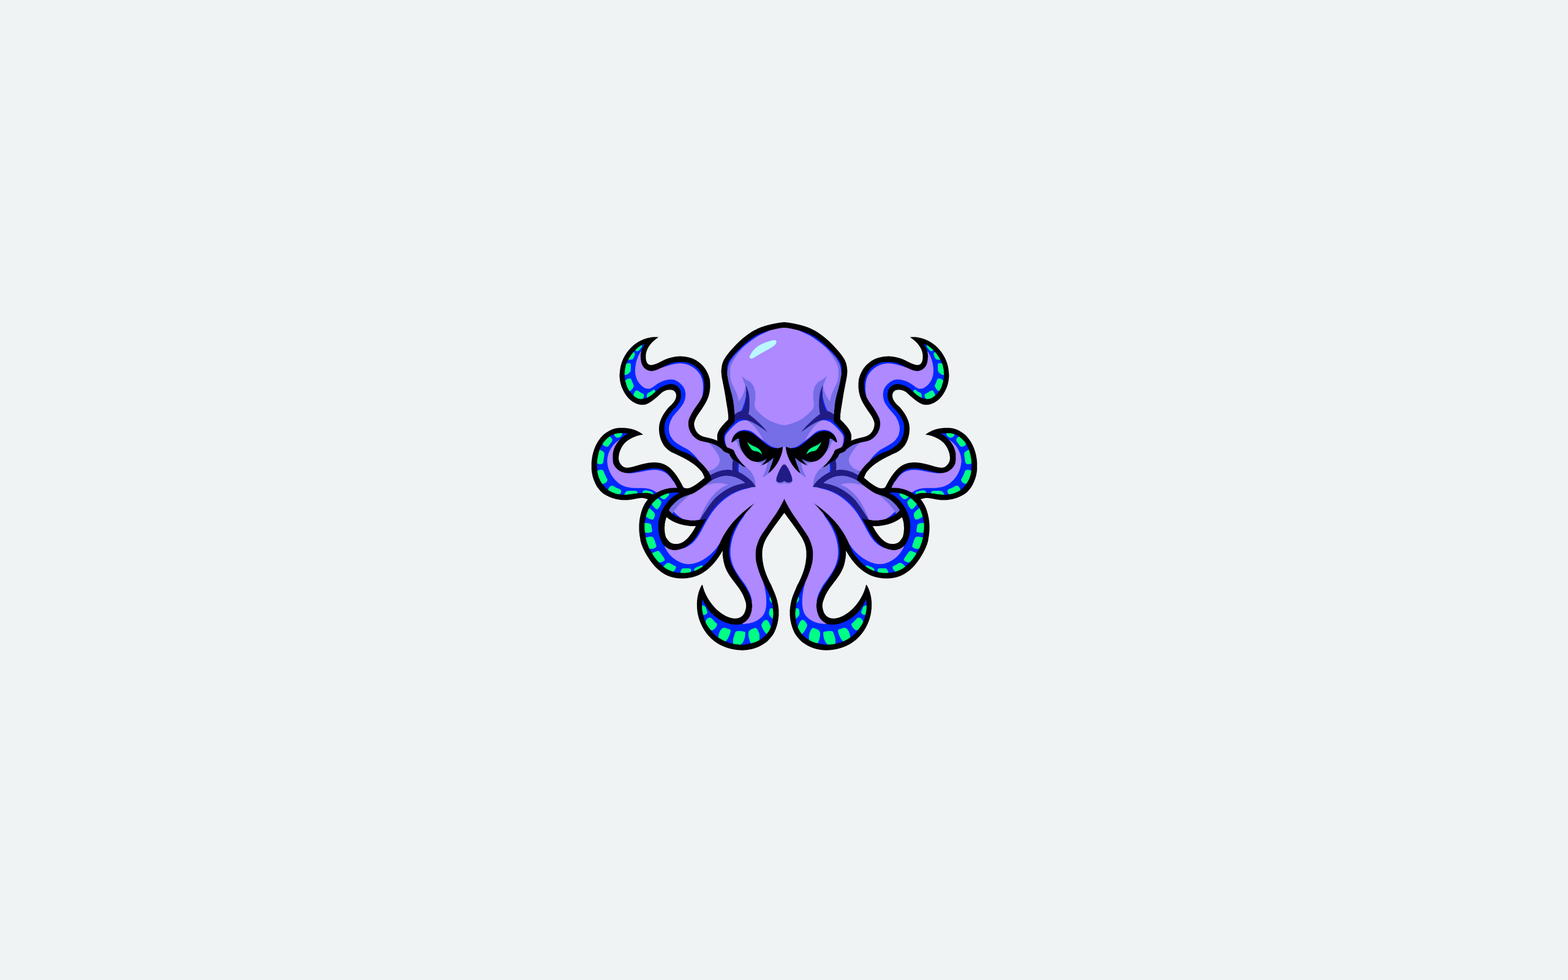
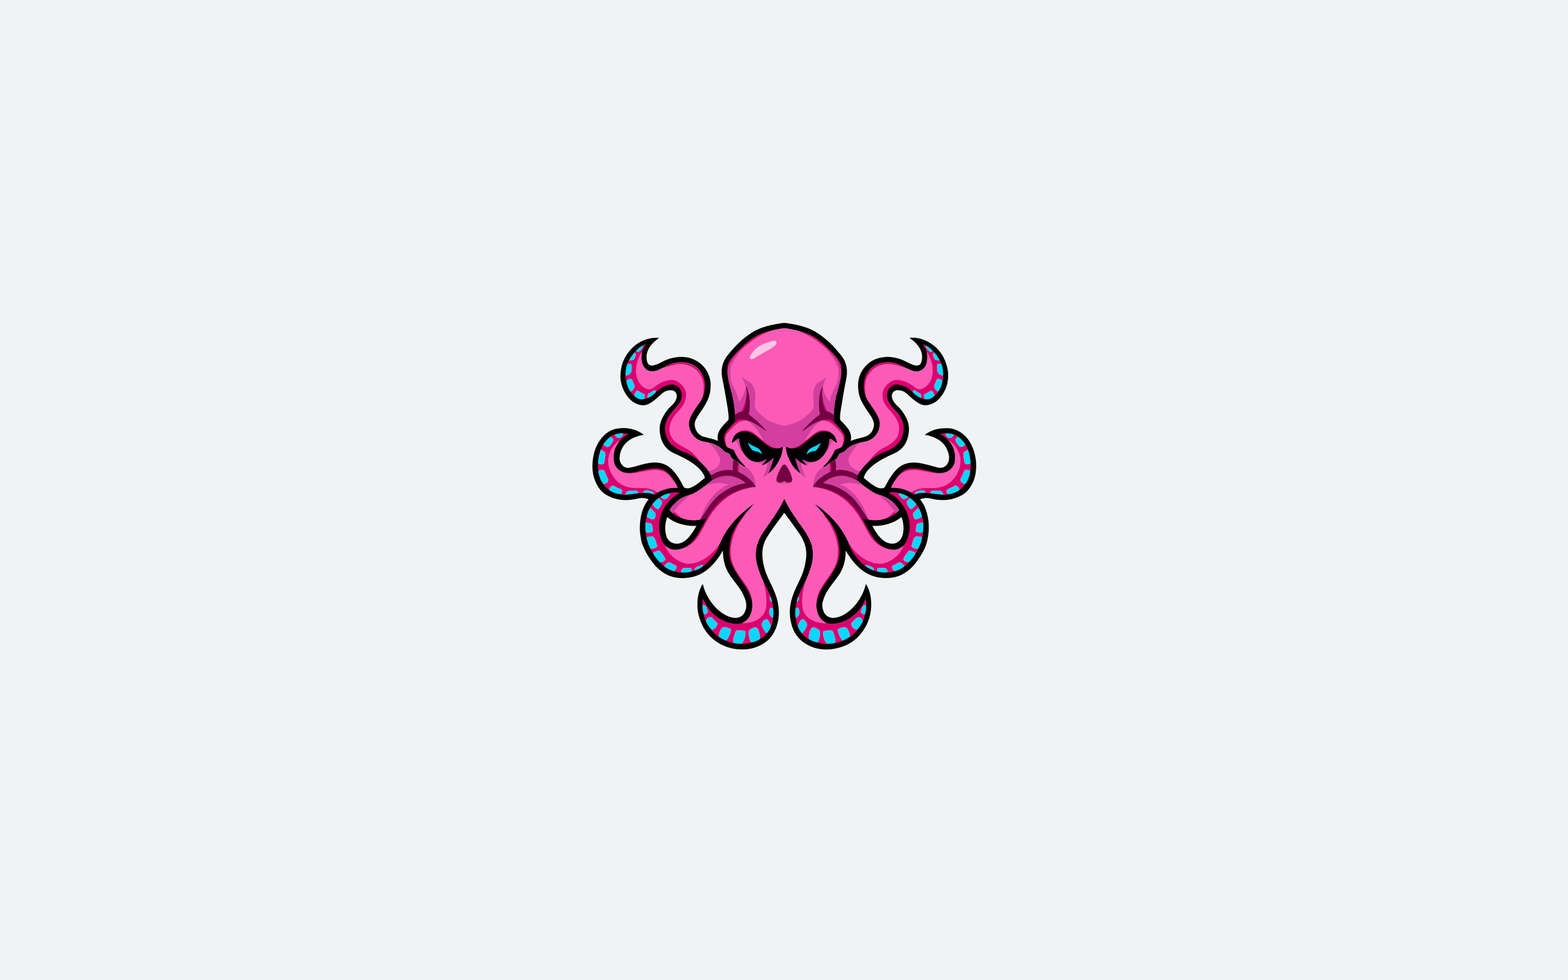
Layer changes from the first w=1568, h=980 image to the second:
painted on "Logo" over box(591, 321, 978, 651)